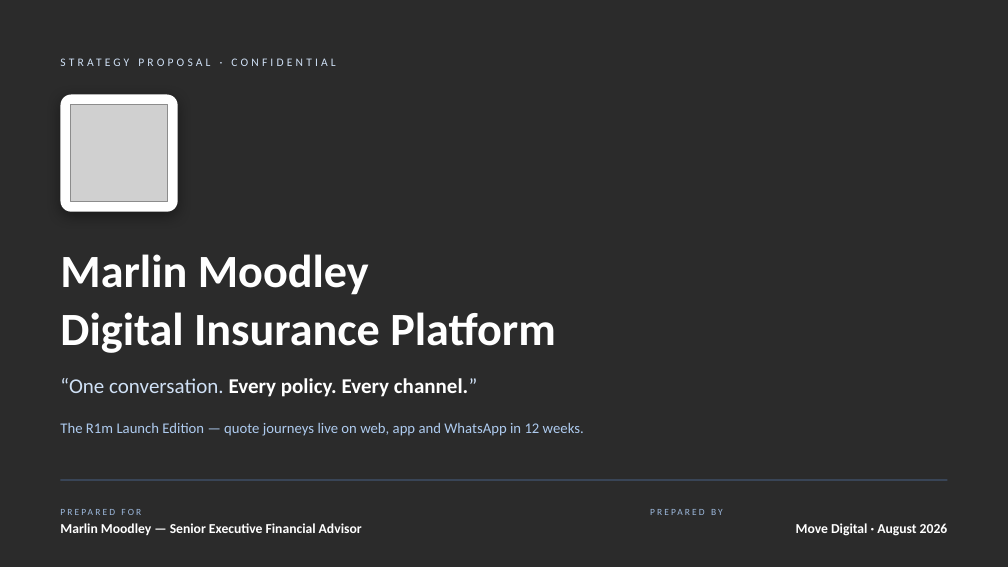
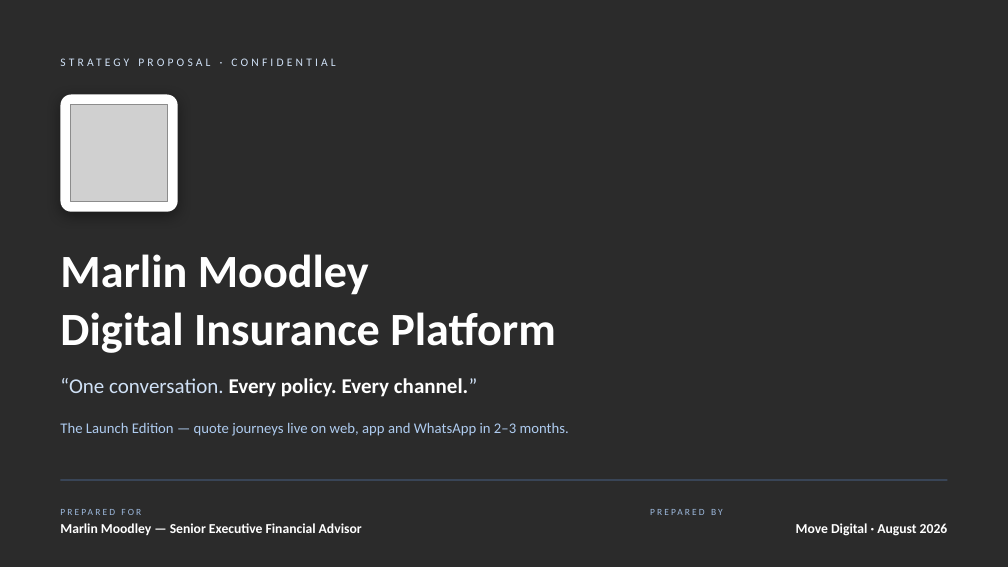
Before and after one commit to MalcolmGov/Gaslite, a slide deck: slide 1 of docs/marlin-moodley/Marlin-Moodley-Proposal-Deck.pptx. Drawn at 1008x567 pixels with LibreOffice and Linux fonts; fonts in the diff are those of the drawing; grey boxes stand for pictures; background and template pictures are left out; a plain dark background stands for a picture behind light text. Boxes give left, top, right and bottom in pixels: in the first picture for what was removed or moved away, otherwise in the second. Text is boxed around its words. In the diff, an @@ line names an element or a change of style, - is before the commit and + after.

Commit message:
Update Marlin Moodley proposal to v1.5 with discovery questionnaire (#8)
R500k-R750k Launch Edition with custom CRM in scope, 2-3 months, flat R50k/month; deck re-cut to match; adds the two-page client discovery questionnaire.

```diff
--- a/docs/marlin-moodley/Marlin-Moodley-Proposal-Deck.pptx
+++ b/docs/marlin-moodley/Marlin-Moodley-Proposal-Deck.pptx
@@ text at (60, 422, 569, 436): text changed @@
-The R1m Launch Edition — quote journeys live on web, app and WhatsApp in 12 weeks.
+The Launch Edition — quote journeys live on web, app and WhatsApp in 2–3 months.
```
Also in this commit, not shown: 6 other slides changed, 3 other files.
